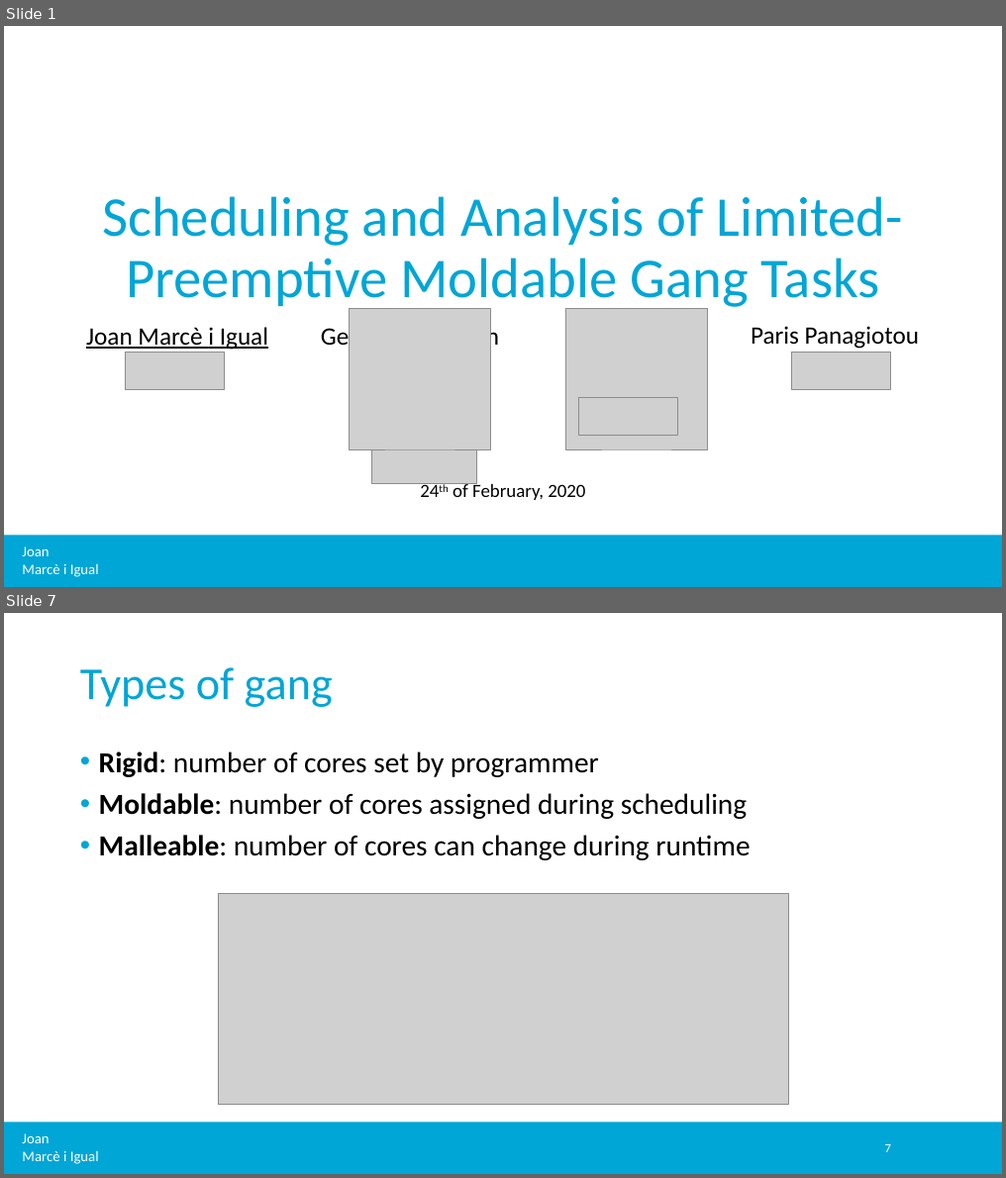
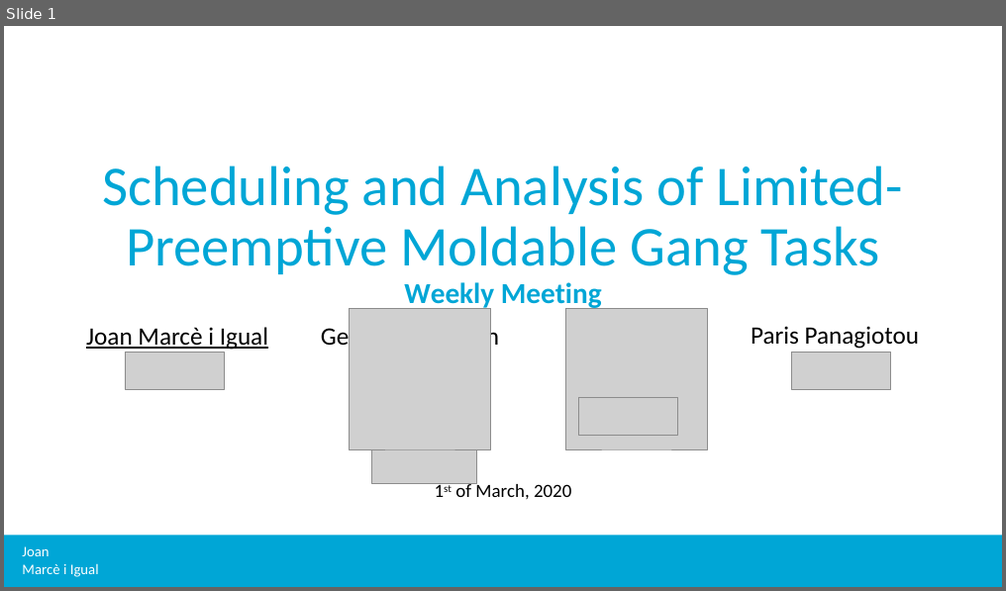
Before and after one commit to jmigual/APATeoria, a slide deck: Notes/TFM_presentations/2020_03_03/2020_03_03.pptx. Shown one above the other, each under a label of ours: slides 1 and 7 before the commit, slide 1 after it; the slides between them are not shown. The pictures are 1006x1178 and 1006x591 pixels, drawn with LibreOffice and Linux fonts; fonts in the diff are those of the drawing; grey boxes stand for pictures; background and template pictures are left out. Boxes give left, top, right and bottom in pixels: in the first picture for what was removed or moved away, otherwise in the second. Text is boxed around its words. In the diff, an @@ line names an element or a change of style, - is before the commit and + after.

```diff
--- a/Notes/TFM_presentations/2020_03_03/2020_03_03.pptx
+++ b/Notes/TFM_presentations/2020_03_03/2020_03_03.pptx
@@ slide 7 removed at [4, 613, 1002, 1174], background #FFFFFF; not listed: 2 template elements that a slide beside it also shows @@
@@ title removed at [80, 667, 333, 707] @@
-Types of gang
@@ text removed at [99, 752, 749, 861] @@
-• Rigid: number of cores set by programmer
-• Moldable: number of cores assigned during scheduling
-• Malleable: number of cores can change during runtime
@@ picture removed at [218, 894, 788, 1104] @@
@@ page number removed at [885, 1145, 891, 1153] @@
-7
@@ slide 1 changed as well @@
@@ title at [102, 166, 903, 310]: text changed @@
-Scheduling and Analysis of Limited-Preemptive Moldable Gang Tasks
+Scheduling and Analysis of Limited-Preemptive Moldable Gang Tasks
+Weekly Meeting
@@ text at [455, 482, 571, 499]: text changed @@
-24th of February, 2020
+1st of March, 2020
```
Also in this commit, not shown: 1 other slide changed, 4 slides added, 21 other slides removed, 3 other files.
